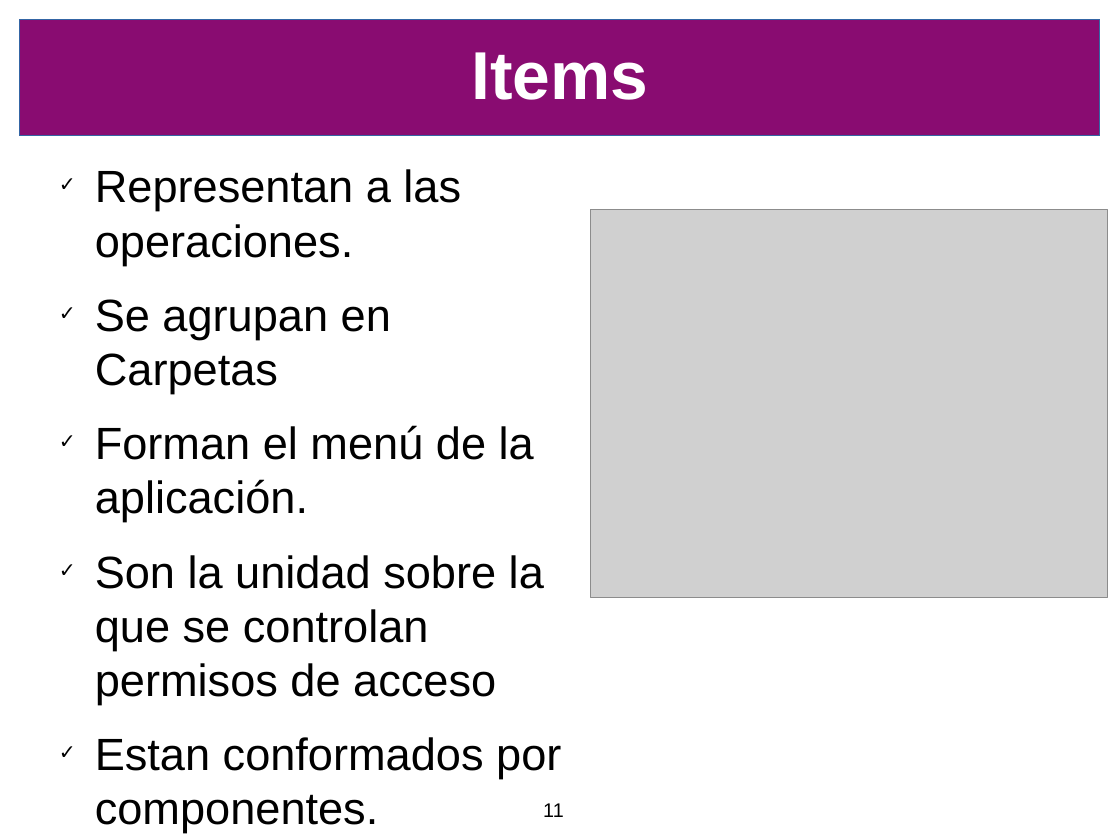
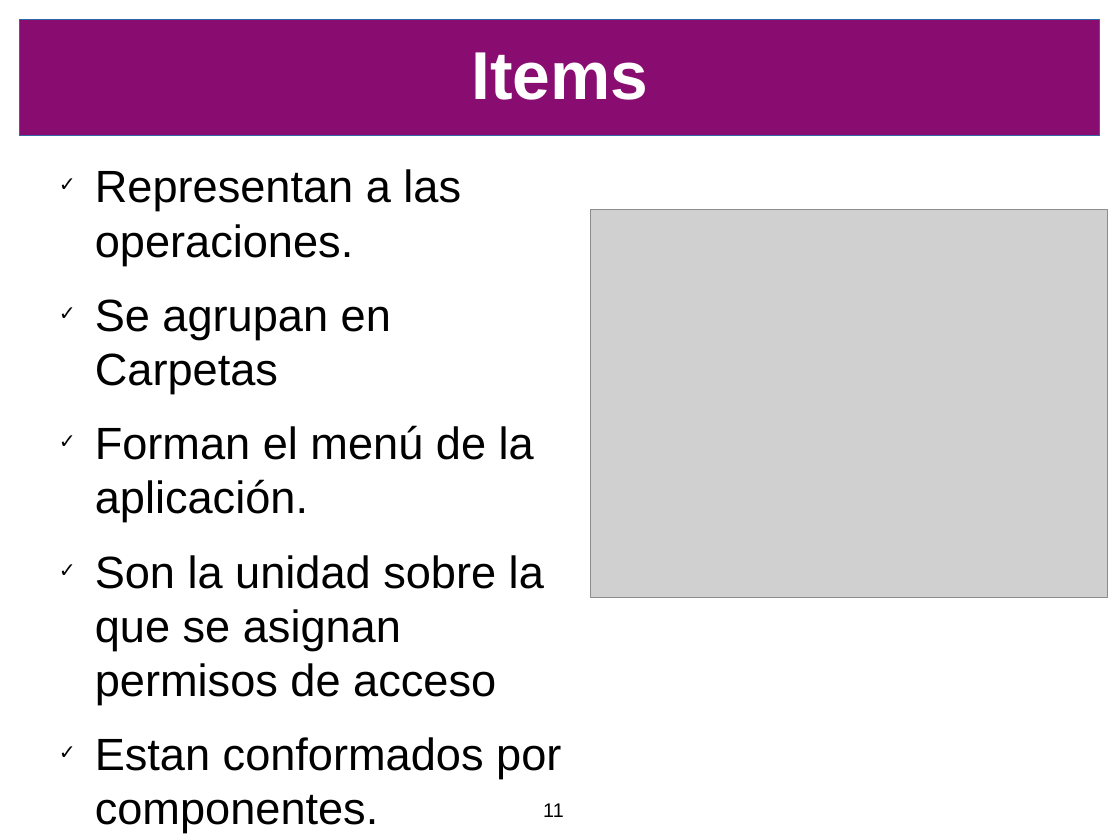
Before and after one commit to SIU-Toba/framework, a slide deck: slide 11 of doc/presentacion/CafeConf2006.odp. Drawn at 1120x840 pixels with LibreOffice and Linux fonts; fonts in the diff are those of the drawing; grey boxes stand for pictures; background and template pictures are left out. Boxes give left, top, right and bottom in pixels: in the first picture for what was removed or moved away, otherwise in the second. Text is boxed around its words. In the diff, an @@ line names an element or a change of style, - is before the commit and + after.

```diff
--- a/doc/presentacion/CafeConf2006.odp
+++ b/doc/presentacion/CafeConf2006.odp
@@ text at (x1=95, y1=555, x2=544, y2=705): text changed @@
-✓ Son la unidad sobre la que se controlan permisos de acceso
+✓ Son la unidad sobre la que se asignan permisos de acceso
```
Also in this commit, not shown: 6 other slides changed.
